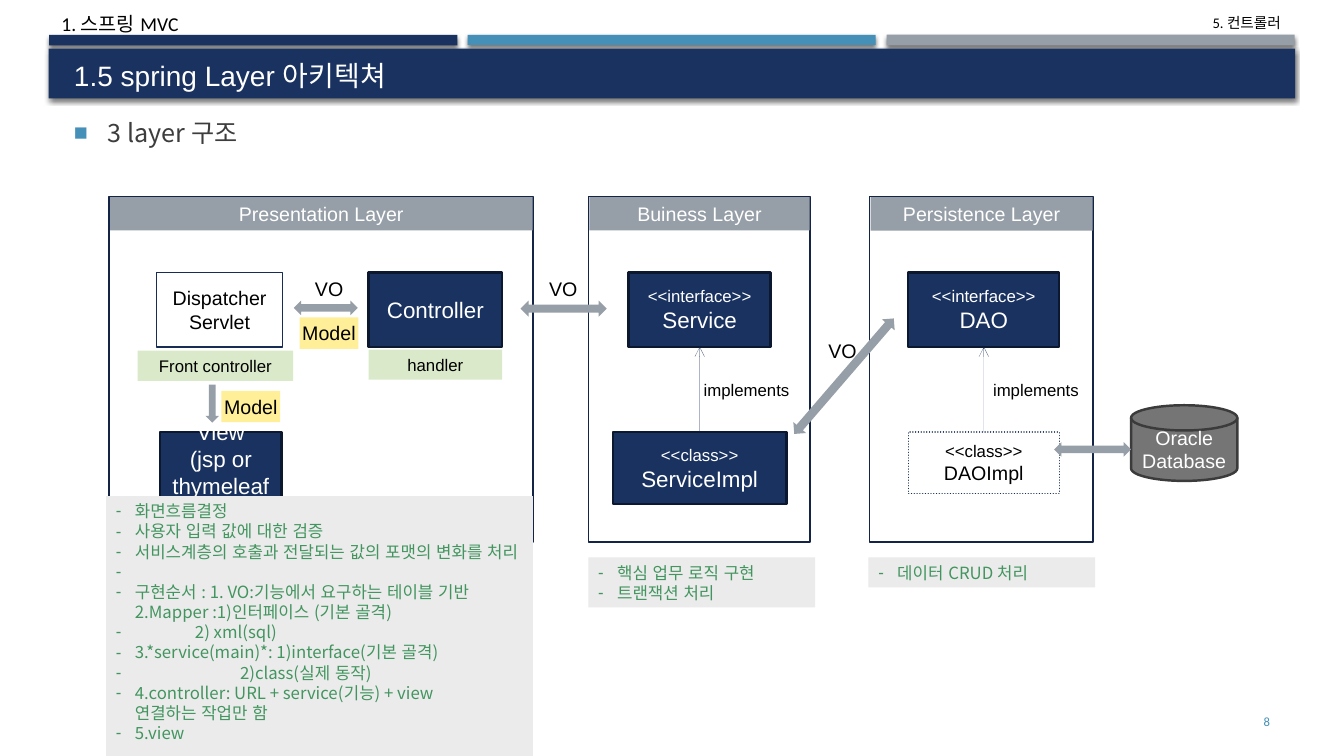
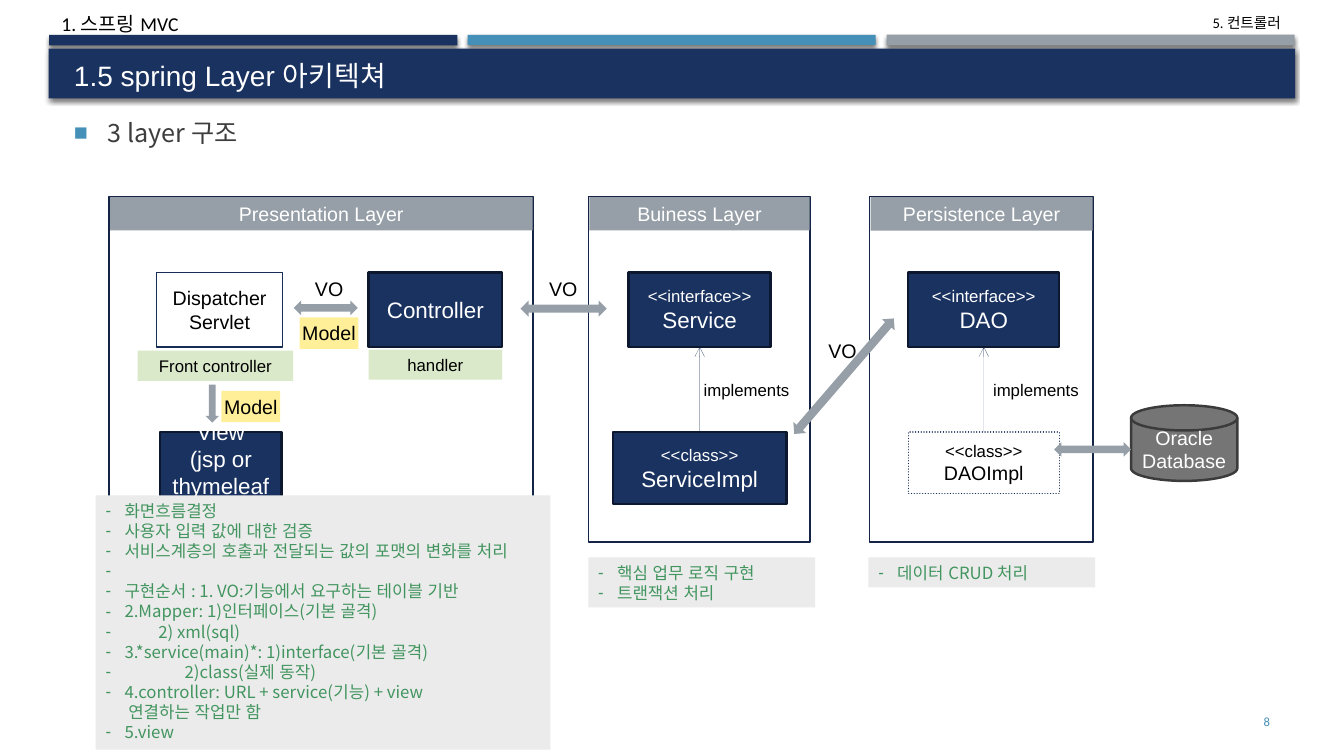
Before and after one commit to deukvely/spring, a slide deck: slide 8 of PPT/05_스프링 MVC와controller.pptx. Drawn at 1344x756 pixels with LibreOffice and Linux fonts; fonts in the diff are those of the drawing. Boxes give left, top, right and bottom in pixels: in the first picture for what was removed or moved away, otherwise in the second. Text is boxed around its words. In the diff, an @@ line names an element or a change of style, - is before the commit and + after.

```diff
--- a/PPT/05_스프링 MVC와controller.pptx
+++ b/PPT/05_스프링 MVC와controller.pptx
@@ rectangle "화면흐름결정": place and size @@
-rectangle "화면흐름결정" at (106,496,532,756)
+rectangle "화면흐름결정" at (96,495,551,749)
@@ text in rectangle at (125,583,459,621): text changed @@
-– 구현순서 : 1. VO:기능에서 요구하는 테이블 기반2.Mapper :1)인터페이스 (기본 골격)
+– 구현순서 : 1. VO:기능에서 요구하는 테이블 기반
+– 2.Mapper: 1)인터페이스(기본 골격)
```
Also in this commit, not shown: 2 other slides changed, 4 other files.
